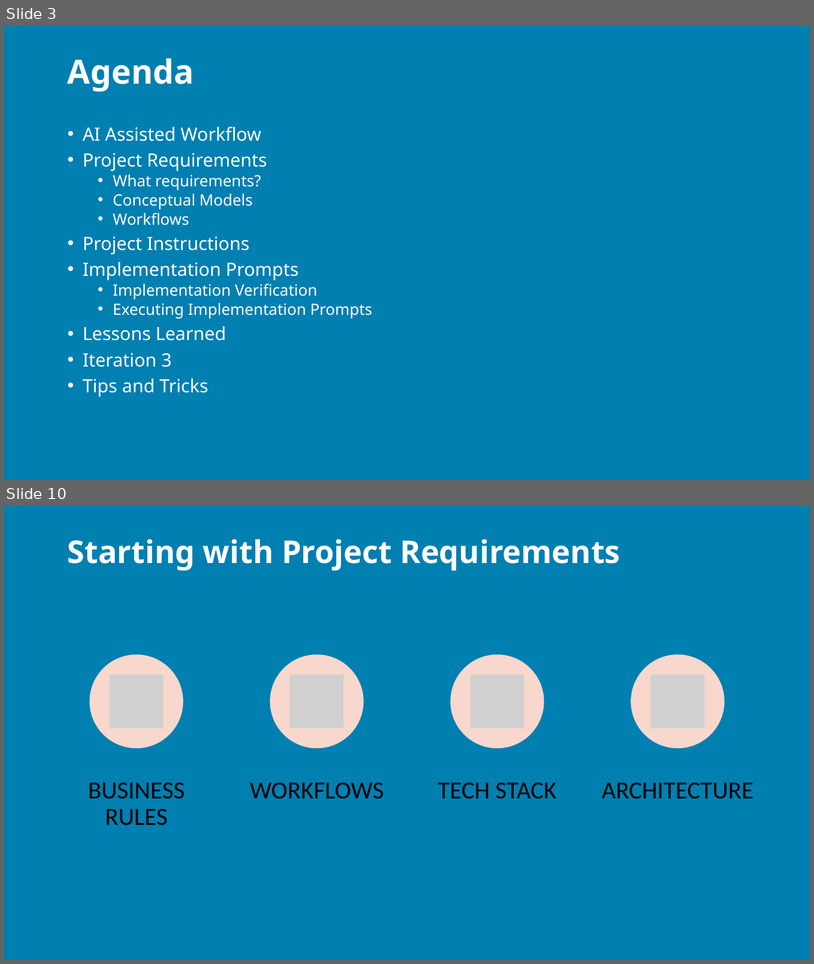
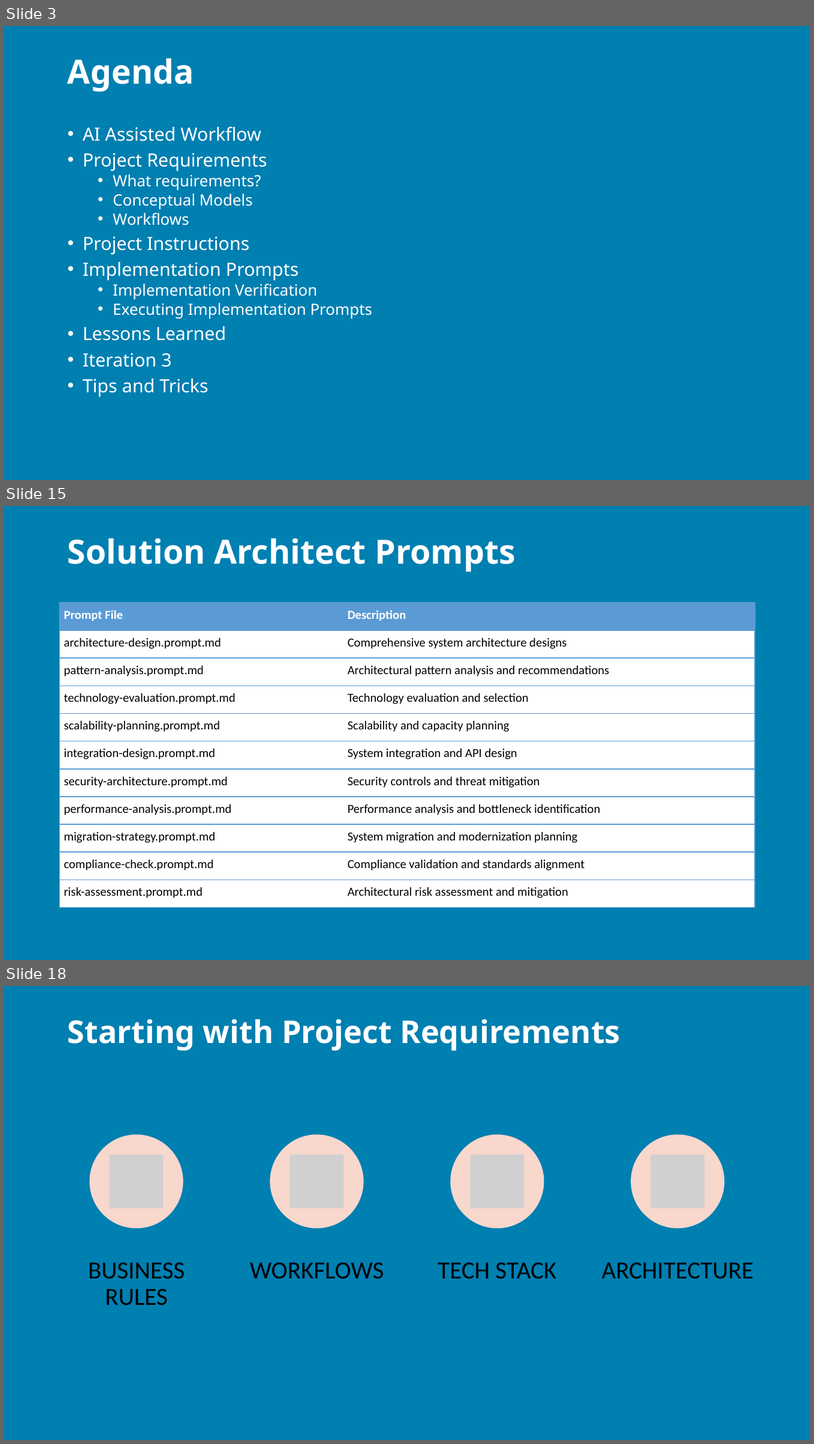
Before and after one commit to j0hnnymiller/AI-Assisted-Software-Development, a slide deck: Slides/AIASD-Greenfield-slides.pptx. Shown one above the other, each under a label of ours: slides 3 and 10 before the commit, slides 3, 15 and 18 after it; the slides between them are not shown. The pictures are 814x964 and 814x1444 pixels, drawn with LibreOffice and Linux fonts; fonts in the diff are those of the drawing; grey boxes stand for pictures; background and template pictures are left out. Boxes give left, top, right and bottom in pixels: in the first picture for what was removed or moved away, otherwise in the second. Text is boxed around its words. In the diff, an @@ line names an element or a change of style, - is before the commit and + after.

Commit message:
feat: add AI-First vs. Prompt-First development slides and supporting markdown content

```diff
--- a/Slides/AIASD-Greenfield-slides.pptx
+++ b/Slides/AIASD-Greenfield-slides.pptx
@@ slide 15 added at <box>4,506,810,960</box>, background picture (left out) @@
@@ title added at <box>68,538,516,572</box>, 29.7 pt, text #FFFFFF, bold @@
+Solution Architect Prompts
@@ table added at <box>60,603,756,907</box>, 11 rows, 2 columns @@
+Prompt File | Description
+architecture-design.prompt.md | Comprehensive system architecture designs
+pattern-analysis.prompt.md | Architectural pattern analysis and recommendations
+technology-evaluation.prompt.md | Technology evaluation and selection
+scalability-planning.prompt.md | Scalability and capacity planning
+integration-design.prompt.md | System integration and API design
+security-architecture.prompt.md | Security controls and threat mitigation
+performance-analysis.prompt.md | Performance analysis and bottleneck identification
+migration-strategy.prompt.md | System migration and modernization planning
+compliance-check.prompt.md | Compliance validation and standards alignment
+risk-assessment.prompt.md | Architectural risk assessment and mitigation
@@ what was slide 10 is now slide 18 @@
```
Also in this commit, not shown: 3 slides changed, 14 other slides added, 5 slides removed, 3 other files.
